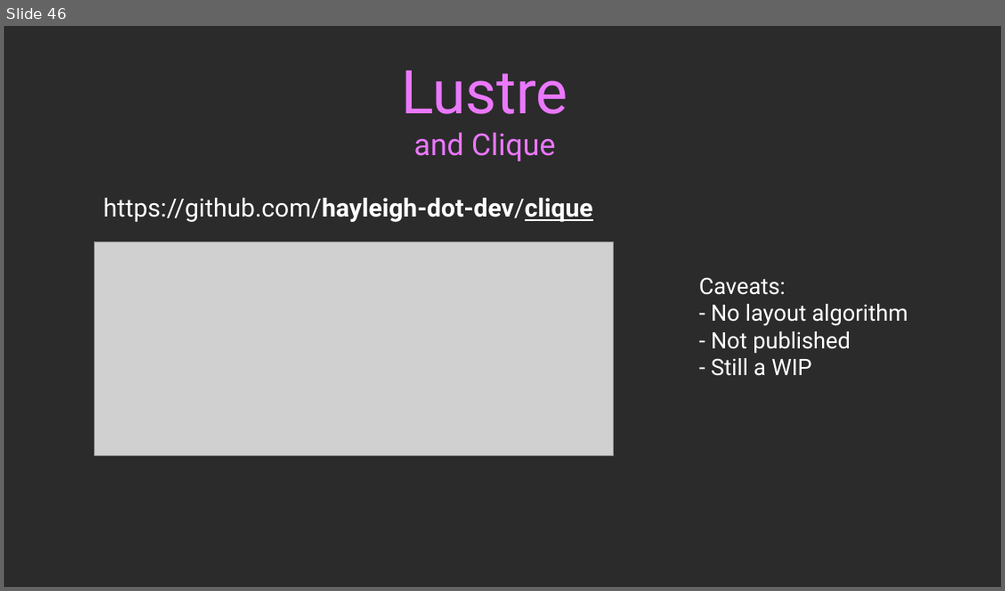
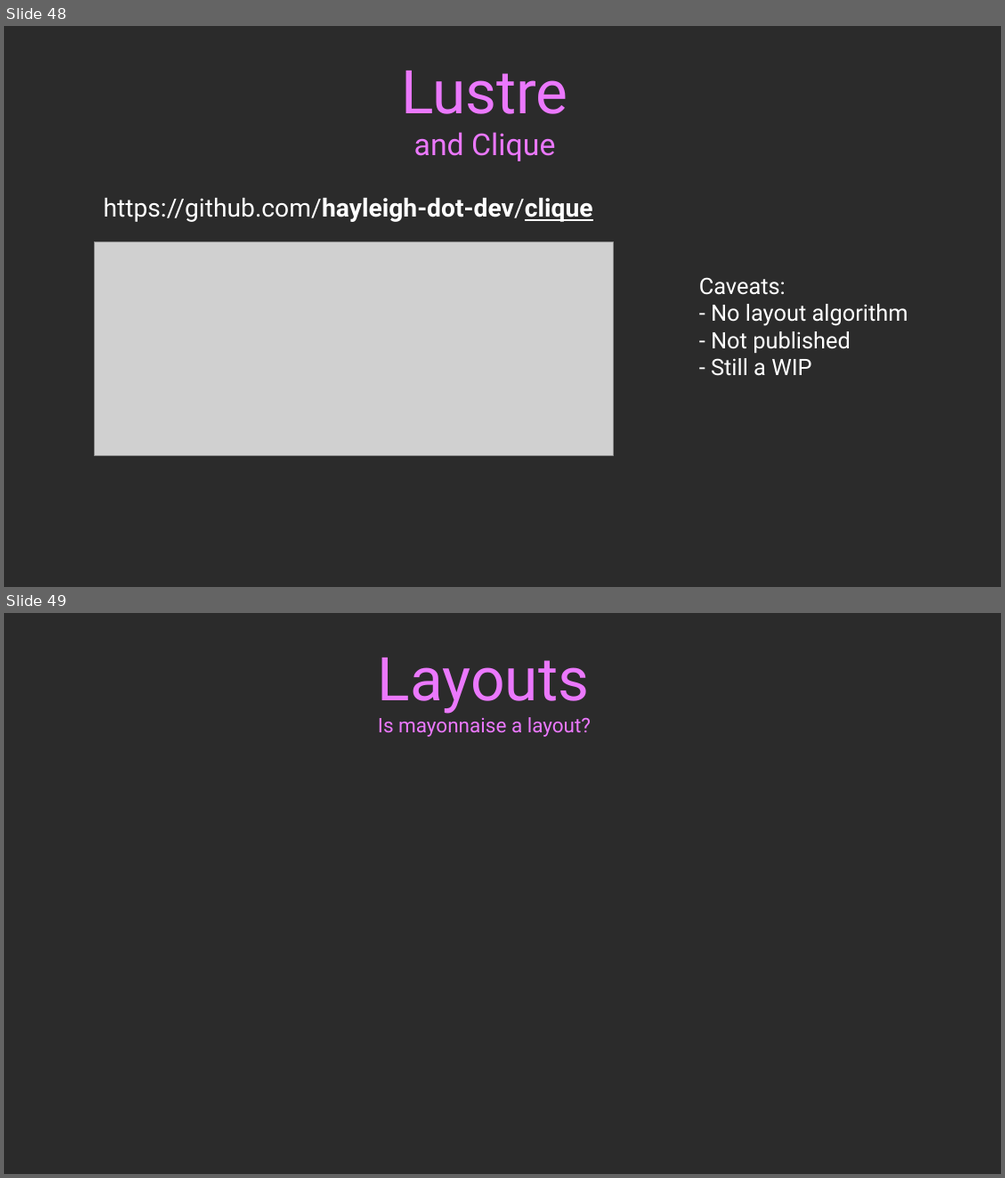
Before and after one commit to guillheu/Presentations, a slide deck: 2026/Code Beam Europe/Asterism.odp. Shown one above the other, each under a label of ours: slide 46 before the commit, slides 48 and 49 after it. The pictures are 1005x591 and 1005x1178 pixels, drawn with LibreOffice and Linux fonts; fonts in the diff are those of the drawing; grey boxes stand for pictures; background and template pictures are left out; a plain dark background stands for a picture behind light text. Boxes give left, top, right and bottom in pixels: in the first picture for what was removed or moved away, otherwise in the second. Text is boxed around its words. In the diff, an @@ line names an element or a change of style, - is before the commit and + after.

```diff
--- a/2026/Code Beam Europe/Asterism.odp
+++ b/2026/Code Beam Europe/Asterism.odp
@@ slide 49 added at [4,613,1001,1174], background picture (left out) @@
@@ text added at [378,657,591,737], 16 pt, text #EB78FD @@
+Layouts
+Is mayonnaise a layout?
@@ what was slide 46 is now slide 48 @@
```
Also in this commit, not shown: 1 slide changed, 11 other slides added.
